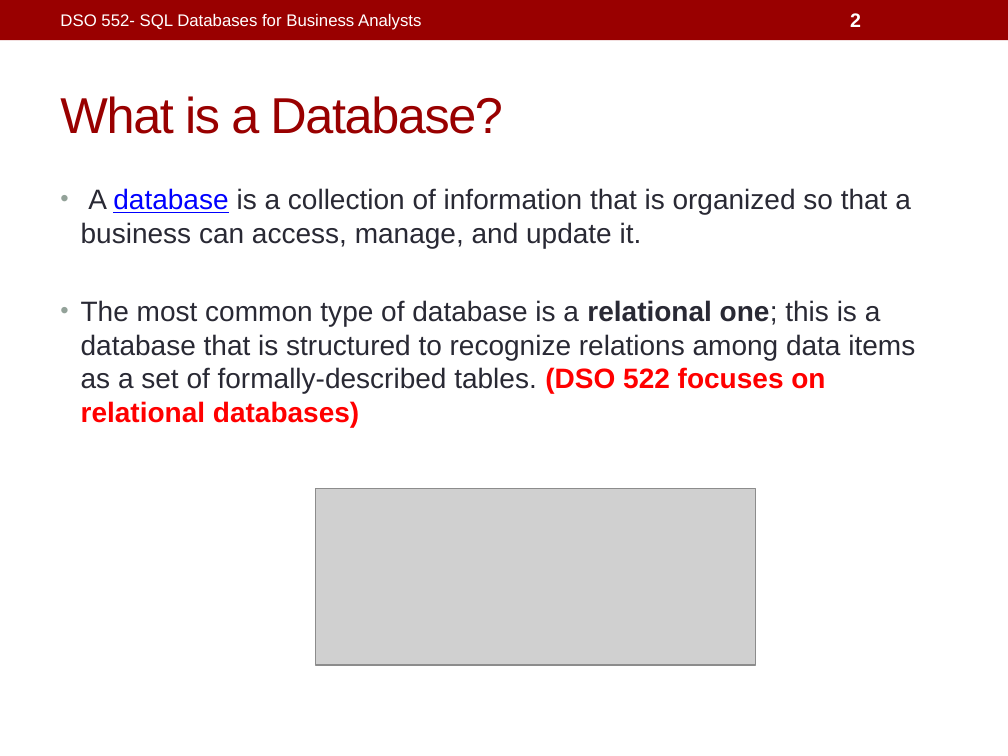
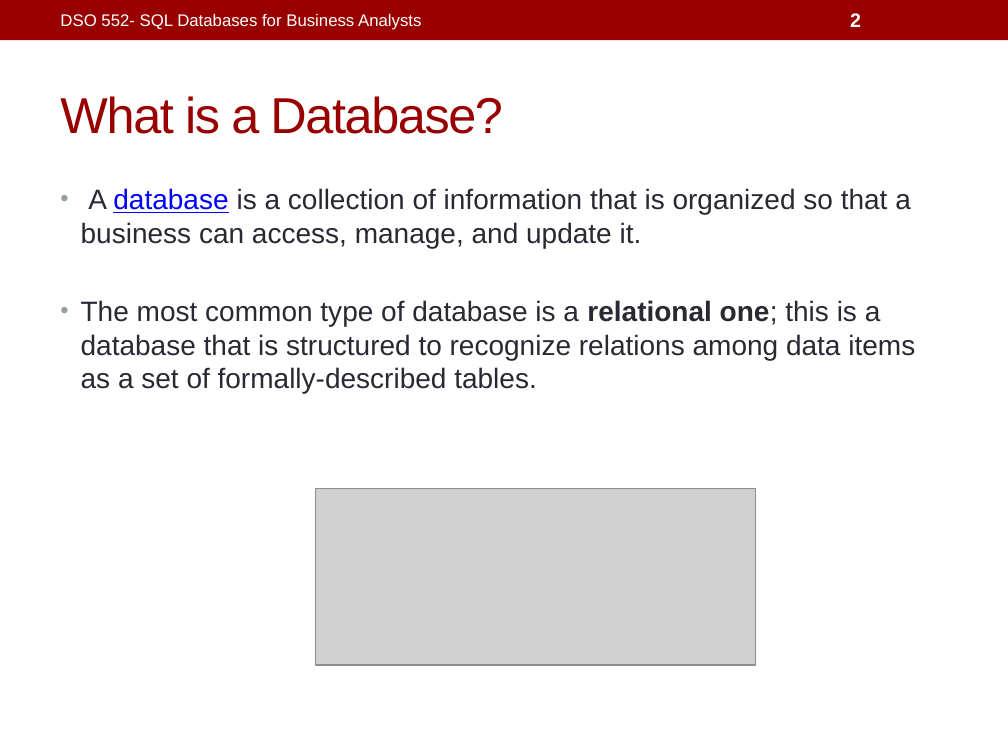
Before and after one commit to rishi7s/SQL, a slide deck: slide 2 of Week 1/slides/Week 01.pptx. Drawn at 1008x756 pixels with LibreOffice and Linux fonts; fonts in the diff are those of the drawing; grey boxes stand for pictures. Boxes give left, top, right and bottom in pixels: in the first picture for what was removed or moved away, otherwise in the second. Text is boxed around its words. In the diff, an @@ line names an element or a change of style, - is before the commit and + after.

```diff
--- a/Week 1/slides/Week 01.pptx
+++ b/Week 1/slides/Week 01.pptx
@@ text at box(81, 300, 915, 393): text changed @@
-• The most common type of database is a relational one; this is a database that is structured to recognize relations among data items as a set of formally-described tables. (DSO 522 focuses on relational databases)
+• The most common type of database is a relational one; this is a database that is structured to recognize relations among data items as a set of formally-described tables.
```
Also in this commit, not shown: 3 other files.
